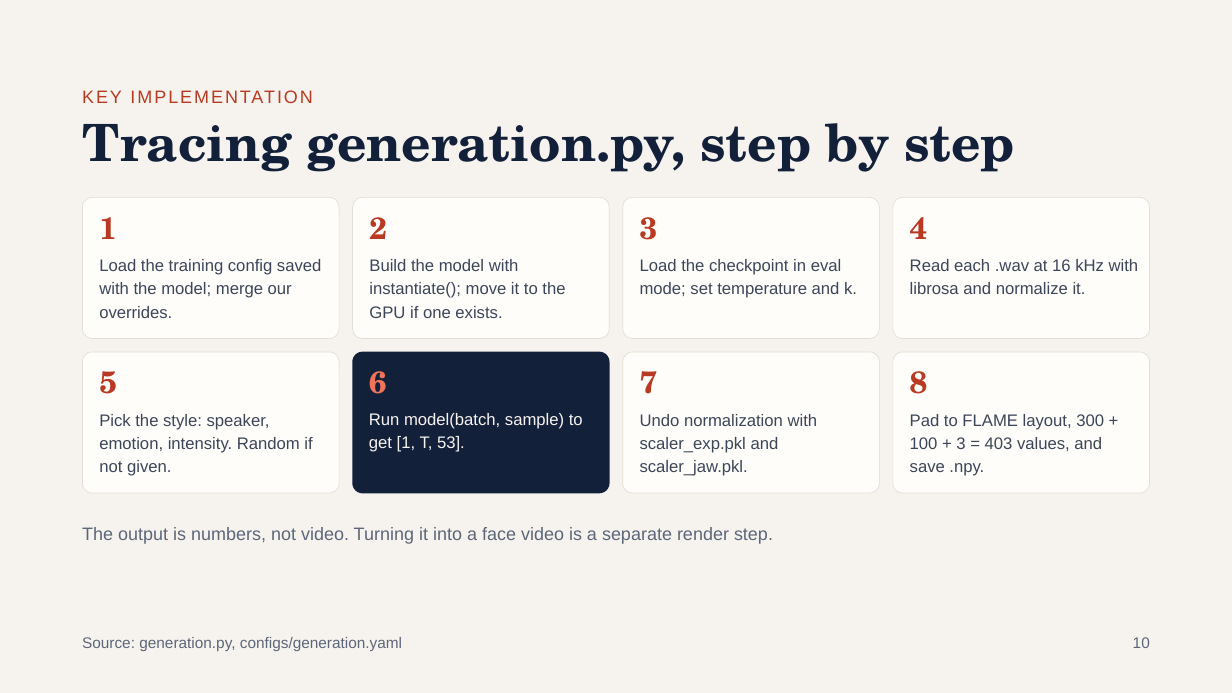
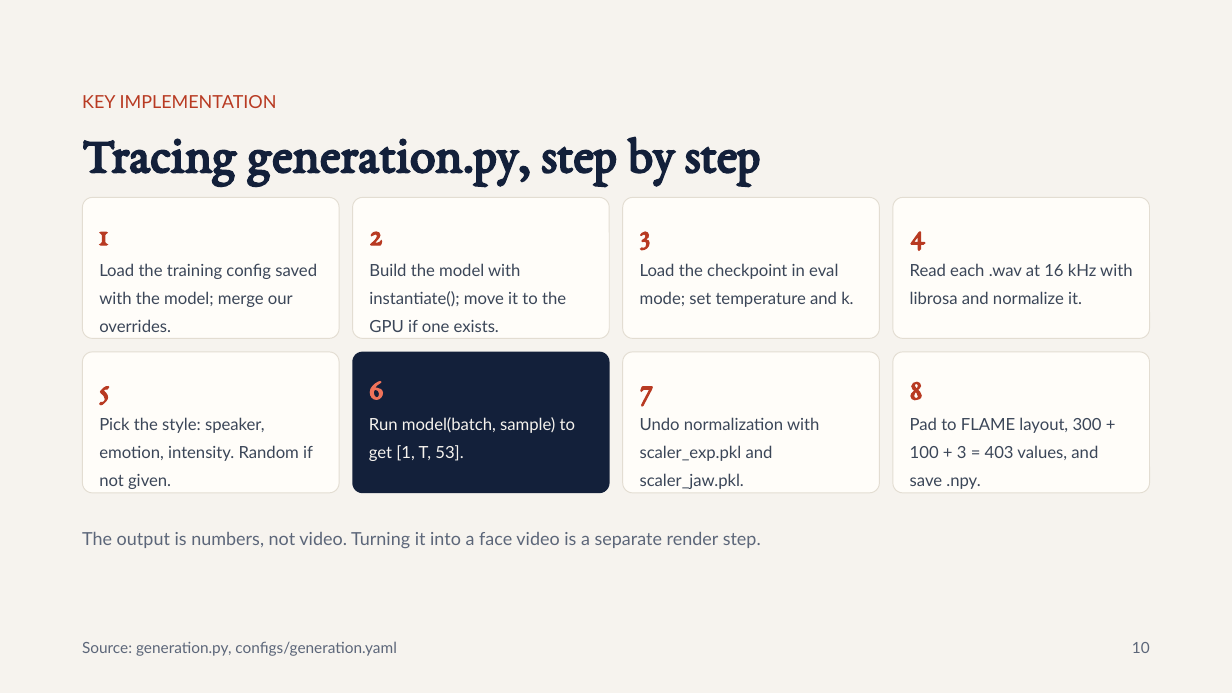
Before and after one commit to jsdmhash/ProbTalk3D, a slide deck: slide 10 of docs/ProbTalk3D Milestone 1 Code Review.pptx. Drawn at 1232x693 pixels with LibreOffice and Linux fonts; fonts in the diff are those of the drawing. Boxes give left, top, right and bottom in pixels: in the first picture for what was removed or moved away, otherwise in the second. Text is boxed around its words. In the diff, an @@ line names an element or a change of style, - is before the commit and + after.

```diff
--- a/docs/ProbTalk3D Milestone 1 Code Review.pptx
+++ b/docs/ProbTalk3D Milestone 1 Code Review.pptx
@@ text "KEY IMPLEMENTATION" at box(82, 95, 277, 108): font Arial to Lato, letter spacing 1.5 to 0 pt; line spacing 19.6pt to 1.4 @@
@@ title "Tracing generation.py, step by step" at box(82, 136, 760, 185): font TeX Gyre Schola to EB Garamond; line spacing 44pt to 1.1 @@
@@ outline #E3DDD2 0.5 pt to #E3DDD2 0.75 pt; proportions changed in 7 elements at box(82, 198, 339, 339), box(353, 198, 610, 339), box(623, 198, 880, 339), box(893, 198, 1150, 339), box(82, 352, 339, 494), box(623, 352, 880, 494), box(893, 352, 1150, 494) @@
@@ font TeX Gyre Schola to EB Garamond; line spacing 24pt to 1 in 8 elements at box(369, 381, 384, 400), box(99, 231, 108, 246), box(369, 231, 382, 246), box(640, 231, 650, 251), box(910, 231, 926, 251), box(99, 386, 109, 405), box(640, 386, 653, 407), box(910, 381, 923, 401) @@
@@ font Arial to Lato; line spacing 18.2pt to 1.4 in 8 elements at box(369, 417, 575, 461), box(640, 263, 853, 307), box(910, 263, 1132, 304), box(99, 263, 317, 332), box(369, 263, 566, 332), box(640, 417, 819, 489), box(910, 417, 1102, 489), box(99, 417, 313, 489) @@
@@ text "The output is numbers, not ..." at box(82, 532, 761, 548): font Arial to Lato; line spacing 19.6pt to 1.4 @@
@@ text "Source: generation.py, configs/generation.yaml" at box(82, 642, 396, 656): font Arial to Lato; line spacing 16.8pt to 1.4 @@
@@ text "10" at box(1132, 642, 1150, 653): font Arial to Lato; line spacing 16.8pt to 1.4 @@
```
Also in this commit, not shown: 11 other slides changed, 10 other files.
